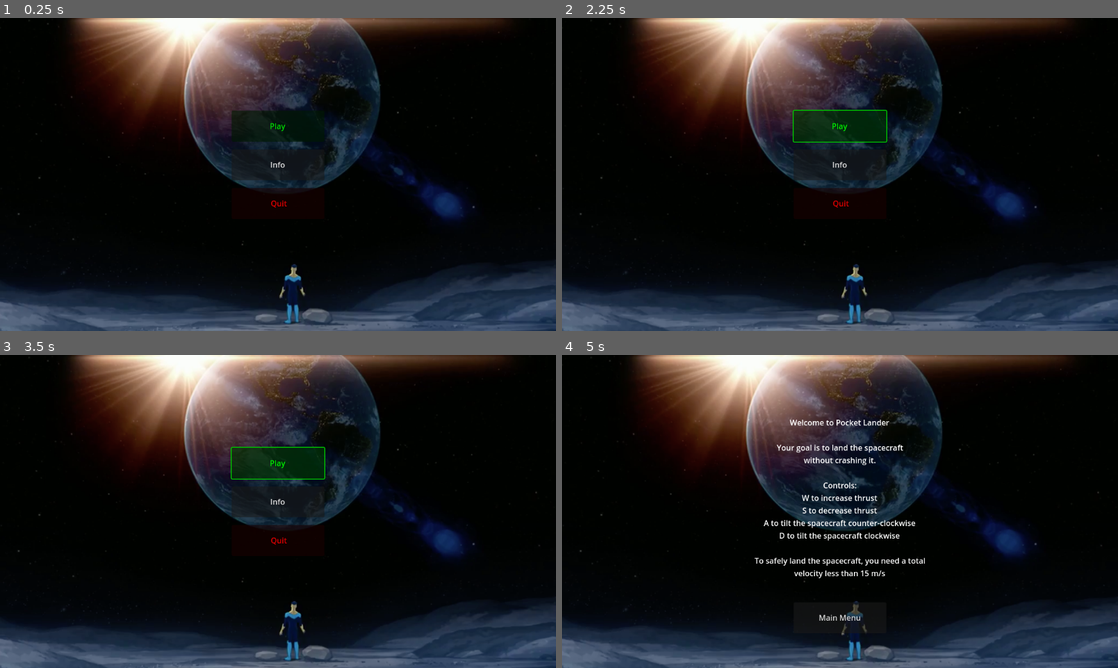
Above: before the commit, frames 1-4 (two rows, left to right).
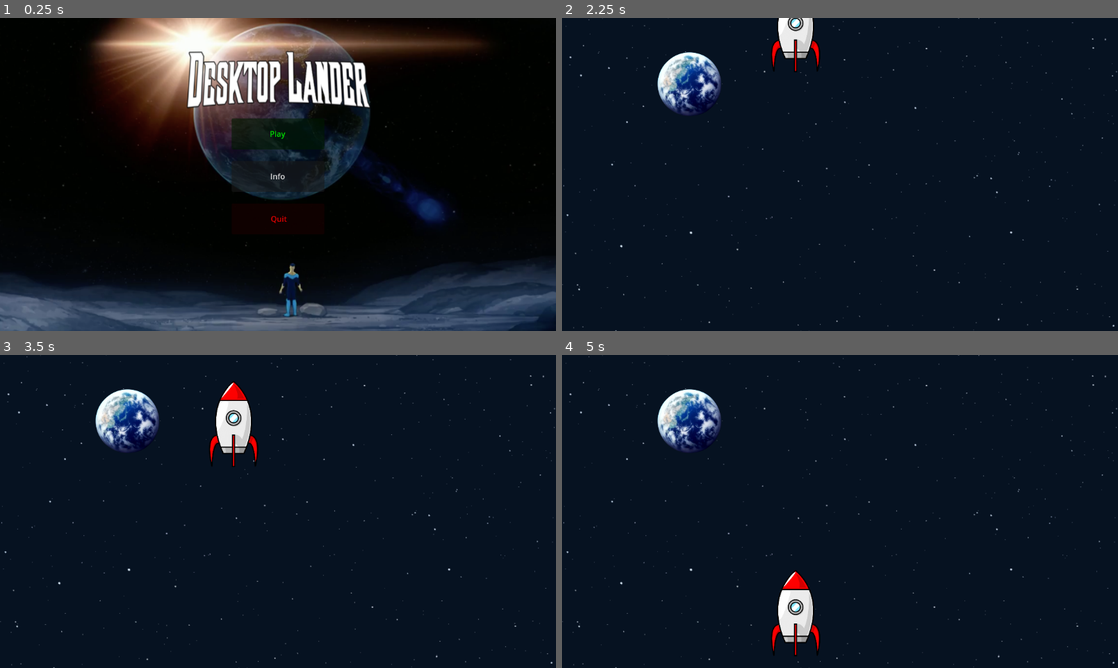
Above: after the commit, the same moments.

Repository: Maggen12/Pocket-lander
Game: Godot game, scene res://MainScreen.tscn
The game is run twice, just before and just after one commit, with the same random seed, the same clock (stepped at 60 frames per second) and the same inputs.
Inputs (mouse positions are in pixels of both pictures, inside the frame that each line leads up to):
- Up to frame 1 (0.25 s): no input
- Up to frame 2 (2.25 s): click "Info" at 0.5 s; click "Main Menu" at 1.25 s; click "Play" at 2 s
- Up to frame 3 (3.5 s): click (278, 464) at 2.75 s, where only the run before the commit has a clickable "Play"
- Up to frame 4 (5 s): click (840, 502) at 3.5 s, where only the run before the commit has a clickable "Info"

The runs differ from the first frame. In frame 1, 23% of the frame differs, in the area x 0-100%, y 0-100%; in frame 2, 82%; in frame 3, 82%; in frame 4, 83%.

Commit message:
stuff is so shiny

Diff:
--- a/pocket-lander/Gameplay.tscn
+++ b/pocket-lander/Gameplay.tscn
@@ -1,3 +1,22 @@
-[gd_scene format=3 uid="uid://bmj7s6wjb5gca"]
+[gd_scene load_steps=4 format=3 uid="uid://bmj7s6wjb5gca"]
+
+[ext_resource type="Texture2D" uid="uid://bu6qd4j6dc2c3" path="res://spacebackdrop.png" id="1_tps0b"]
+[ext_resource type="Texture2D" uid="uid://d8jf8gq6ti80" path="res://earthtrum.png" id="2_ofk8k"]
+[ext_resource type="PackedScene" uid="uid://bntrhhn6n68fu" path="res://rocketship.tscn" id="3_dctec"]
 
 [node name="Node2D" type="Node2D"]
+
+[node name="Earthtrum" type="Sprite2D" parent="."]
+top_level = true
+position = Vector2(264, 136)
+scale = Vector2(0.2, 0.2)
+texture = ExtResource("2_ofk8k")
+
+[node name="Parallax2D" type="Parallax2D" parent="."]
+
+[node name="Sprite2D" type="Sprite2D" parent="Parallax2D"]
+position = Vector2(576, 324)
+scale = Vector2(1.21667, 1.22963)
+texture = ExtResource("1_tps0b")
+
+[node name="CharacterBody2D" parent="." instance=ExtResource("3_dctec")]
--- a/pocket-lander/Infoscreen.tscn
+++ b/pocket-lander/Infoscreen.tscn
@@ -13,7 +13,8 @@
 script = ExtResource("1_d17f7")
 
 [node name="Sprite2D" type="Sprite2D" parent="."]
-position = Vector2(576, 328)
+position = Vector2(576, 344)
+scale = Vector2(0.9, 0.9)
 texture = ExtResource("2_g08gv")
 
 [node name="Label" type="Label" parent="."]
--- a/pocket-lander/MainScreen.tscn
+++ b/pocket-lander/MainScreen.tscn
@@ -1,7 +1,8 @@
-[gd_scene load_steps=4 format=3 uid="uid://cs6nddl0i0ryh"]
+[gd_scene load_steps=5 format=3 uid="uid://cs6nddl0i0ryh"]
 
 [ext_resource type="Texture2D" uid="uid://b3yxdx780axic" path="res://wallpapermainmenu.webp" id="1_f0vur"]
 [ext_resource type="Script" path="res://main_screen.gd" id="1_v1ohk"]
+[ext_resource type="Texture2D" uid="uid://dstt7ulvny8t7" path="res://desktoplander.png" id="3_tf0gr"]
 
 [sub_resource type="ViewportTexture" id="ViewportTexture_bppqc"]
 
@@ -13,35 +14,42 @@
 script = ExtResource("1_v1ohk")
 
 [node name="Sprite2D" type="Sprite2D" parent="."]
-position = Vector2(576, 328)
+position = Vector2(576, 344)
+scale = Vector2(0.9, 0.9)
 texture = ExtResource("1_f0vur")
 
 [node name="Play" type="Button" parent="."]
 modulate = Color(0, 1, 0, 1)
 layout_mode = 0
 offset_left = 480.0
-offset_top = 192.0
+offset_top = 208.0
 offset_right = 672.0
-offset_bottom = 256.0
+offset_bottom = 272.0
 text = "Play"
 
 [node name="Info" type="Button" parent="."]
 layout_mode = 0
 offset_left = 480.0
-offset_top = 272.0
+offset_top = 296.0
 offset_right = 672.0
-offset_bottom = 336.0
+offset_bottom = 360.0
 text = "Info"
 
 [node name="Quit" type="Button" parent="."]
 modulate = Color(1, 0, 0, 1)
 layout_mode = 0
 offset_left = 480.0
-offset_top = 352.0
+offset_top = 384.0
 offset_right = 672.0
-offset_bottom = 416.0
+offset_bottom = 448.0
 text = "Quit"
 icon = SubResource("ViewportTexture_bppqc")
 
+[node name="Sprite2D2" type="Sprite2D" parent="."]
+position = Vector2(576, 128)
+scale = Vector2(1.08101, 1.30808)
+texture = ExtResource("3_tf0gr")
+
+[connection signal="pressed" from="Play" to="." method="_on_play_pressed"]
 [connection signal="pressed" from="Info" to="." method="_on_info_pressed"]
 [connection signal="pressed" from="Quit" to="." method="_on_quit_pressed"]
--- a/pocket-lander/infoscreen.gd
+++ b/pocket-lander/infoscreen.gd
@@ -11,6 +11,5 @@
 	pass
 
 
-
 func _on_button_pressed():
 	get_tree().change_scene_to_file("res://MainScreen.tscn")
--- a/pocket-lander/main_screen.gd
+++ b/pocket-lander/main_screen.gd
@@ -18,3 +18,7 @@
 
 func _on_info_pressed():
 	get_tree().change_scene_to_file("res://Infoscreen.tscn")
+
+
+func _on_play_pressed():
+	get_tree().change_scene_to_file("res://Gameplay.tscn")
Binary file added: pocket-lander/desktoplander.png
Not shown, added: pocket-lander/desktoplander.png.import
Binary file added: pocket-lander/earthtrum.png
Not shown, added: pocket-lander/earthtrum.png.import
Binary file added: pocket-lander/planetearhtrum.png
Not shown, added: pocket-lander/planetearhtrum.png.import
Binary file added: pocket-lander/spacebackdrop.png
Not shown, added: pocket-lander/spacebackdrop.png.import
